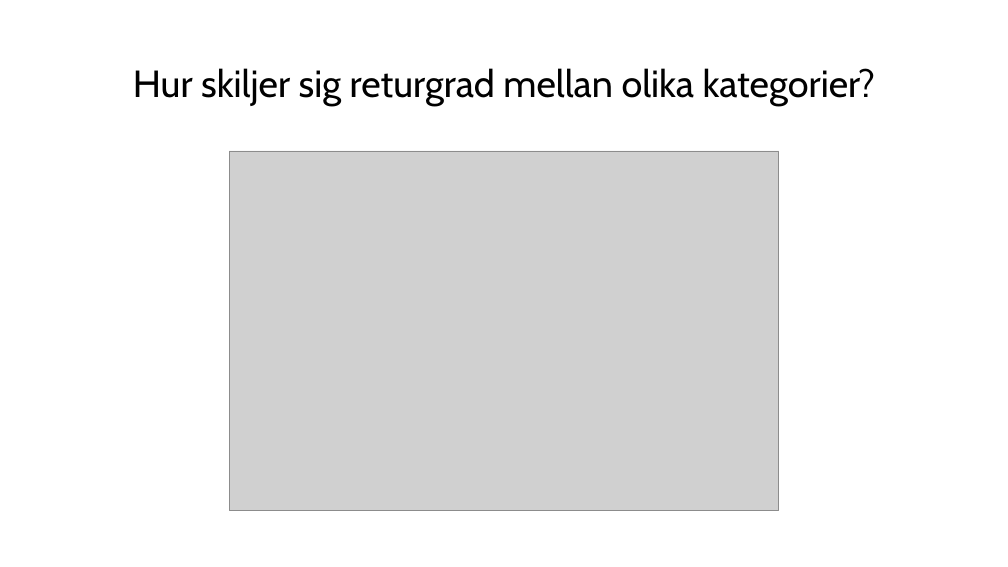
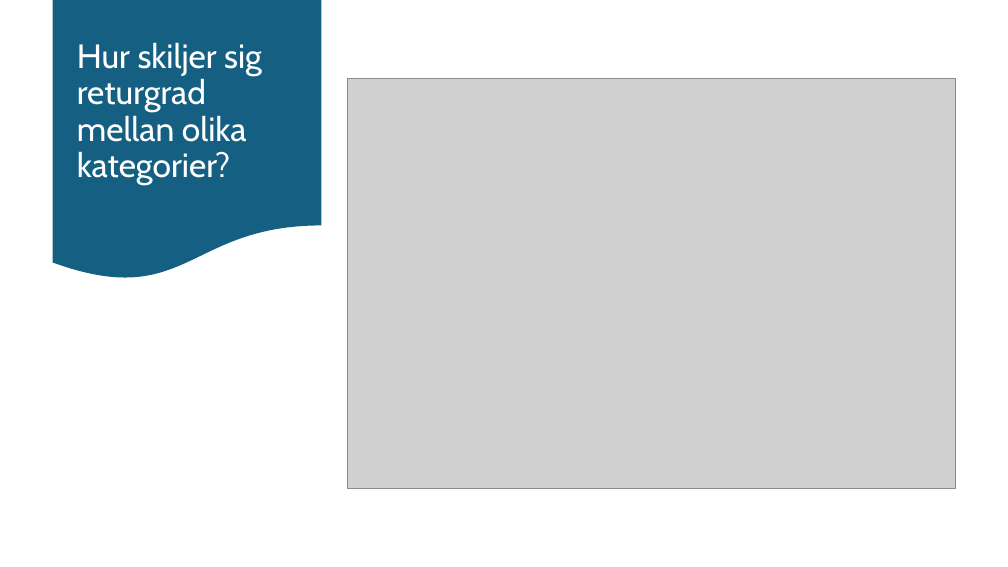
Before and after one commit to eliasstalfreelancer/GruppArbete_Grupp_1_Programering_R, a slide deck: slide 4 of rapport_folder/Placeholder_PowerPoint.pptx. Drawn at 1008x567 pixels with LibreOffice and Linux fonts; fonts in the diff are those of the drawing; grey boxes stand for pictures. Boxes give left, top, right and bottom in pixels: in the first picture for what was removed or moved away, otherwise in the second. Text is boxed around its words. In the diff, an @@ line names an element or a change of style, - is before the commit and + after.

```diff
--- a/rapport_folder/Placeholder_PowerPoint.pptx
+++ b/rapport_folder/Placeholder_PowerPoint.pptx
@@ flow chart document added at bbox=[53, 0, 321, 281], fill #156082 @@
@@ title "Hur skiljer sig returgrad mellan ...": place and size @@
-title "Hur skiljer sig returgrad mellan ..." at bbox=[133, 68, 875, 106]
+title "Hur skiljer sig returgrad mellan ..." at bbox=[77, 42, 262, 185]
@@ title "Hur skiljer sig returgrad mellan ..." at bbox=[77, 42, 262, 185]: size 36 to 32 pt, text colour #000000 to #FFFFFF; alignment centre to left @@
@@ picture added at bbox=[348, 79, 956, 488] @@
@@ picture removed at bbox=[229, 151, 779, 511] @@
```
Also in this commit, not shown: 1 other slide changed.
